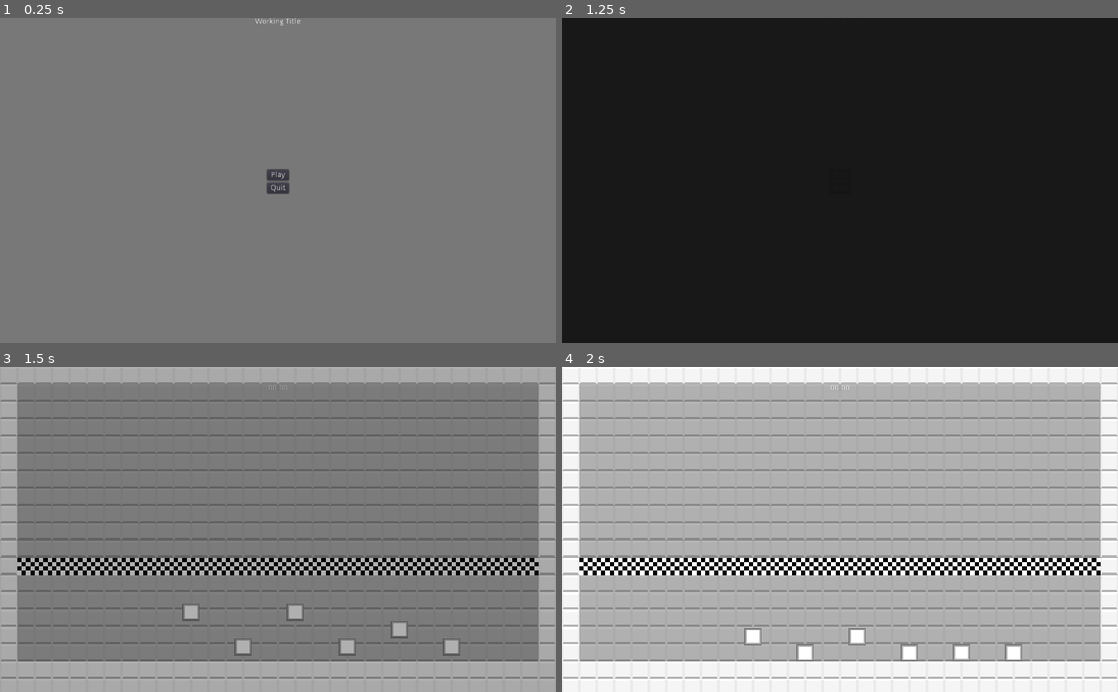
Above: before the commit, frames 1-4 (two rows, left to right).
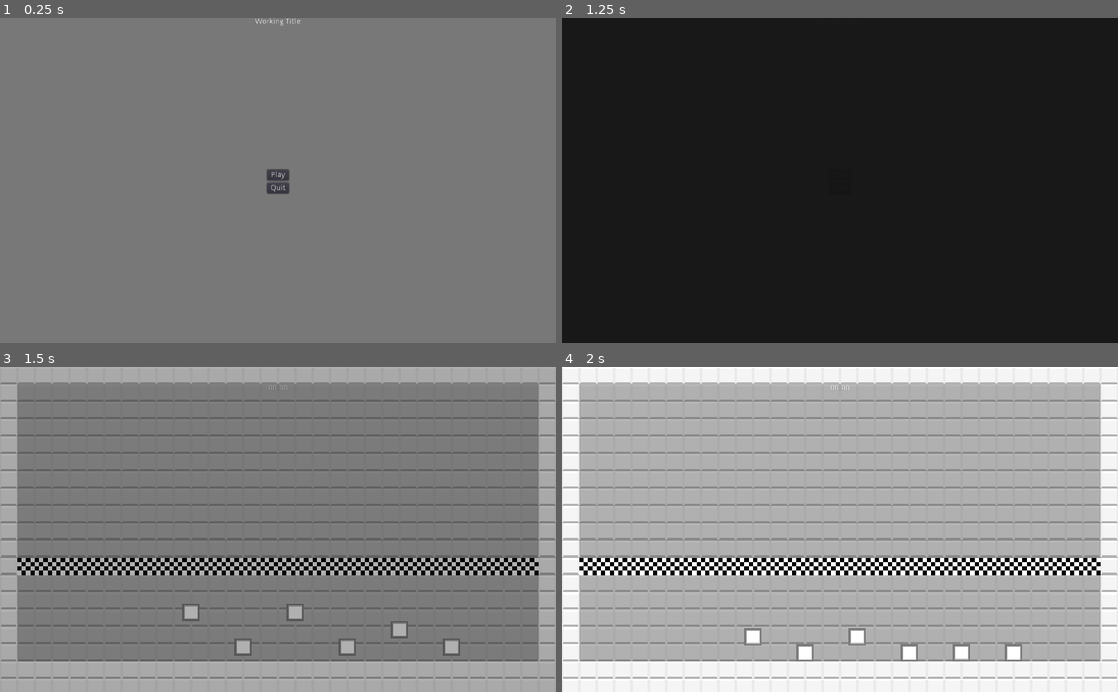
Above: after the commit, the same moments.

Repository: dawnwilson/GDevelopGameJam1
Game: Godot game, scene res://Src/Screens/MainScreen.tscn
The game is run twice, just before and just after one commit, with the same random seed, the same clock (stepped at 60 frames per second) and the same inputs.
Inputs:
- Up to frame 1 (0.25 s): no input
- Up to frame 2 (1.25 s): click "Play" at 0.5 s
- Up to frame 3 (1.5 s): click "Play" at 1.25 s
- Up to frame 4 (2 s): no input

Frames 1-2 are identical in both runs. In frame 3, 0.1% of the frame differs, in the area x 33-83%, y 73-89%; in frame 4, 0.1%.
Error after the commit: Invalid get index 'held' (on base: 'TileMap'). (res://Src/Levels/Goal.gd:8)

Commit message:
Tweak Square sprite. Fix Global array index. Create Goal functionality to stop time on level completion. Clean up Level 1.

Diff:
--- a/Level.gd
+++ b/Level.gd
@@ -1,13 +1,10 @@
 extends Node2D
 
 var held_object = null
-var startTime : int
-var endTime : int
 
 
 func _ready():
-	startTime = OS.get_ticks_msec()
-	print(startTime)
+	find_node("Goal").connect("levelComplete", self, "wrapUpLevel")
 	for node in get_tree().get_nodes_in_group("pickable"):
 		node.connect("clicked", self, "_on_pickable_clicked")
 
@@ -25,5 +22,9 @@
 			held_object = null
 
 
-func setEndTime() -> void:
-	pass
+func wrapUpLevel() -> void:
+	$HUD/Counter.stop()
+	var lvl = name.trim_prefix("Level")
+	var lvlNum = int(lvl)
+	Global.submitFinishedLevelTime(lvlNum)
+	print(Global.levelTimes)
--- a/Src/Autoloads/Global.gd
+++ b/Src/Autoloads/Global.gd
@@ -23,5 +23,5 @@
 
 
 func submitFinishedLevelTime(lvl : int) -> void:
-	levelTimes[lvl][1][0] = getMinutes()
-	levelTimes[lvl][1][1] = getSeconds()
+	levelTimes[lvl][0] = getMinutes()
+	levelTimes[lvl][1] = getSeconds()
--- /dev/null
+++ b/Src/Levels/Goal.gd
@@ -0,0 +1,19 @@
+extends Area2D
+
+signal levelComplete
+
+
+
+func _on_Goal_body_entered(body: Node) -> void:
+	if body.held:
+		$Timer.stop()
+		return
+	$Timer.start()
+
+
+func _on_Goal_body_exited(body: Node) -> void:
+	$Timer.stop()
+
+
+func _on_Timer_timeout() -> void:
+	emit_signal("levelComplete")
--- a/Src/Levels/Goal.tscn
+++ b/Src/Levels/Goal.tscn
@@ -1,11 +1,13 @@
-[gd_scene load_steps=3 format=2]
+[gd_scene load_steps=4 format=2]
 
 [ext_resource path="res://Assets/CheckerBoard.png" type="Texture" id=1]
+[ext_resource path="res://Src/Levels/Goal.gd" type="Script" id=2]
 
 [sub_resource type="RectangleShape2D" id=1]
-extents = Vector2( 480, 16 )
+extents = Vector2( 480, 15.5 )
 
 [node name="Goal" type="Area2D"]
+script = ExtResource( 2 )
 
 [node name="TextureRect" type="TextureRect" parent="."]
 margin_right = 16.0
@@ -20,3 +22,11 @@
 [node name="CollisionShape2D" type="CollisionShape2D" parent="."]
 position = Vector2( 8, 8 )
 shape = SubResource( 1 )
+
+[node name="Timer" type="Timer" parent="."]
+wait_time = 3.0
+one_shot = true
+
+[connection signal="body_entered" from="." to="." method="_on_Goal_body_entered"]
+[connection signal="body_exited" from="." to="." method="_on_Goal_body_exited"]
+[connection signal="timeout" from="Timer" to="." method="_on_Timer_timeout"]
--- a/Src/Levels/Level01.tscn
+++ b/Src/Levels/Level01.tscn
@@ -33,7 +33,7 @@
 } ]
 0/z_index = 0
 
-[node name="Level01" type="Node2D"]
+[node name="Level1" type="Node2D"]
 script = ExtResource( 4 )
 
 [node name="BGtiled" parent="." instance=ExtResource( 2 )]
@@ -60,7 +60,7 @@
 margin_bottom = 308.0
 
 [node name="CollisionShape2D" parent="Goal" index="1"]
-position = Vector2( 370, 292 )
+position = Vector2( 370, 291.5 )
 
 [node name="HUD" parent="." instance=ExtResource( 6 )]
 margin_right = 1024.0
Binary file changed: Assets/Square.png
